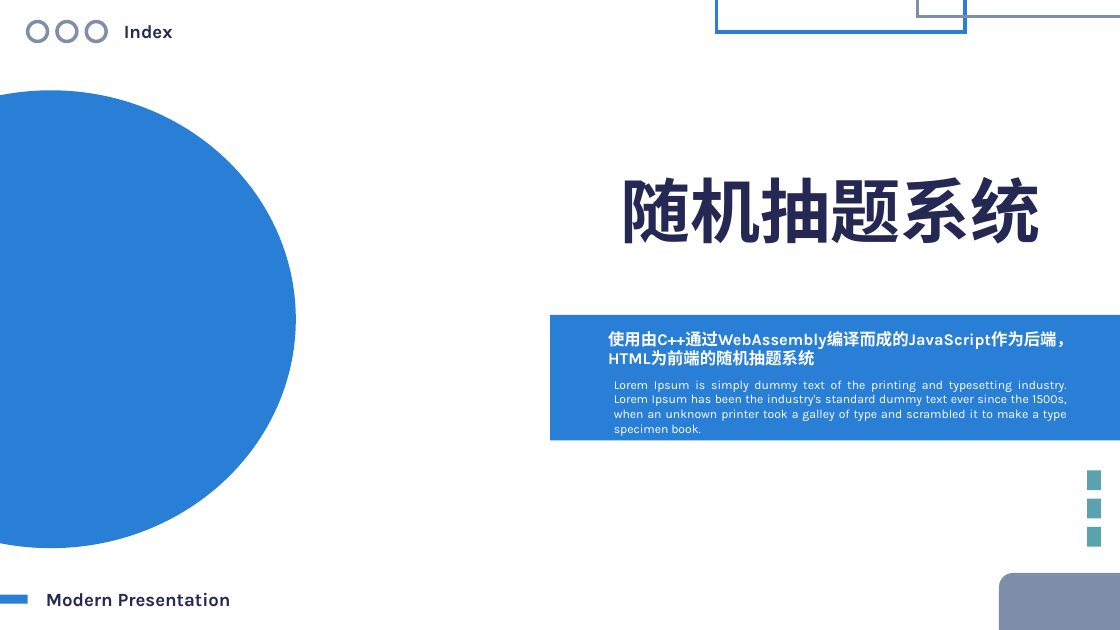
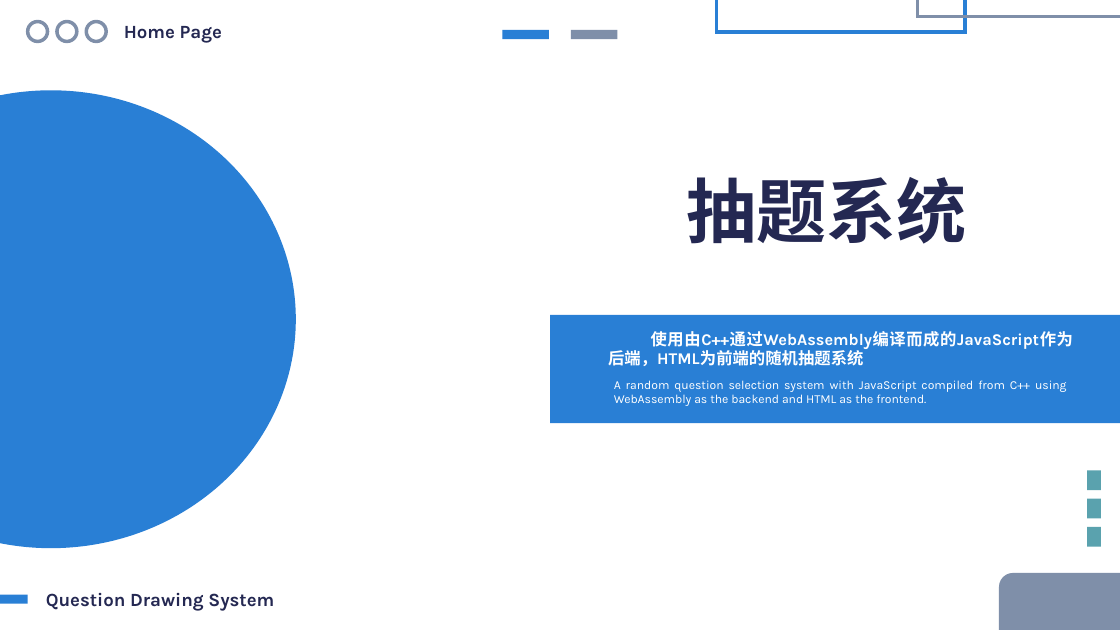
Before and after one commit to HoshiMeisa/Question-Drawing-System, a slide deck: slide 1 of ThesisDefense.pptx. Drawn at 1120x630 pixels with LibreOffice and Linux fonts; fonts in the diff are those of the drawing. Boxes give left, top, right and bottom in pixels: in the first picture for what was removed or moved away, otherwise in the second. Text is boxed around its words. In the diff, an @@ line names an element or a change of style, - is before the commit and + after.

```diff
--- a/ThesisDefense.pptx
+++ b/ThesisDefense.pptx
@@ text at box(124, 26, 222, 43): text changed @@
-Index
+Home Page
@@ rectangle added at box(502, 30, 549, 39), fill #297FD5 @@
@@ rectangle added at box(571, 30, 618, 39), fill #7F8FA9 @@
@@ text at box(687, 177, 967, 244): text changed @@
-随机抽题系统
+抽题系统
@@ rectangle: place and size @@
-rectangle at box(550, 315, 1120, 440)
+rectangle at box(550, 315, 1120, 423)
@@ text at box(614, 380, 1067, 406): text changed @@
-Lorem Ipsum is simply dummy text of the printing and typesetting industry. Lorem Ipsum has been the industry's standard dummy text ever since the 1500s, when an unknown printer took a galley of type and scrambled it to make a type specimen book.
+A random question selection system with JavaScript compiled from C++ using WebAssembly as the backend and HTML as the frontend.
@@ text at box(46, 593, 274, 611): text changed @@
-Modern Presentation
+Question Drawing System
```
Also in this commit, not shown: 8 slides added, 2 slides removed, 6 other files.
